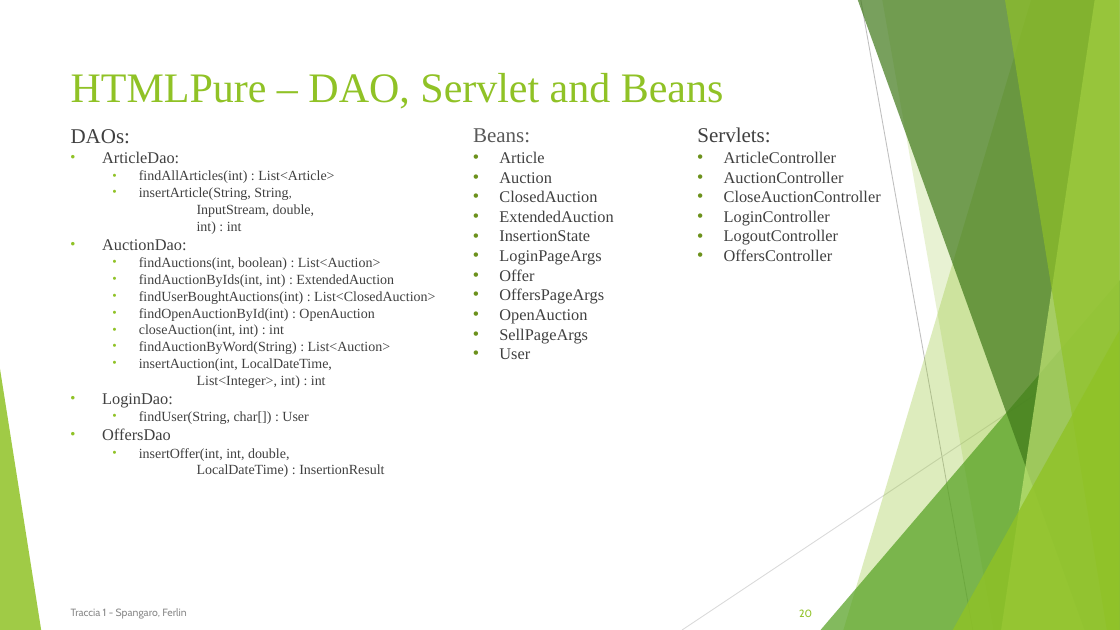
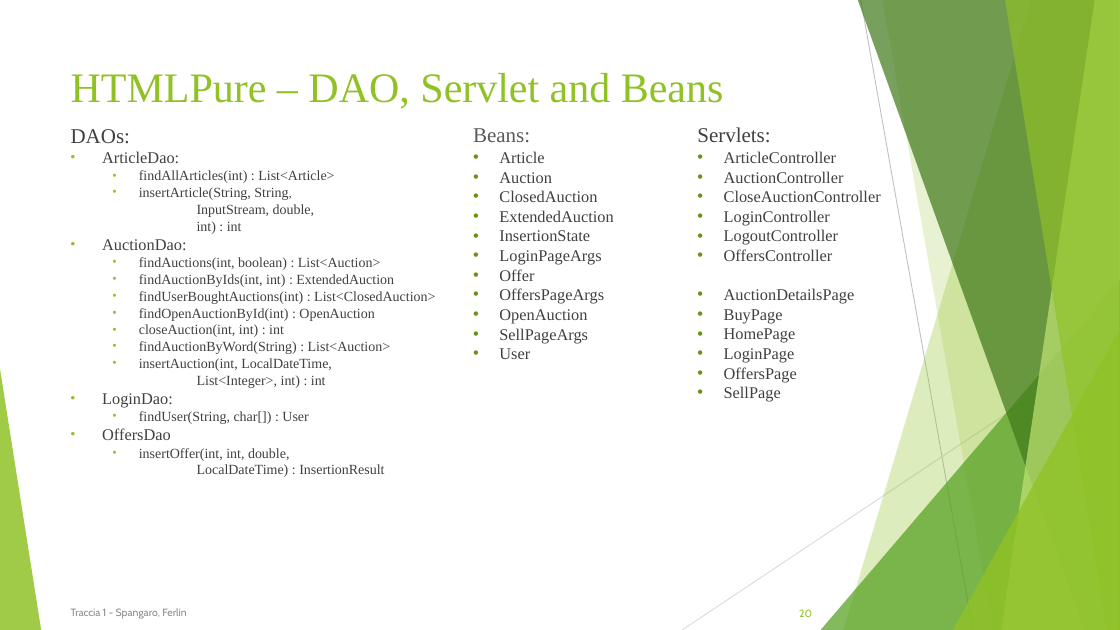
Before and after one commit to francescospangaro/tecnologie-web, a slide deck: slide 20 of docs/TIWProjectSpangaroFerlin.pptx. Drawn at 1120x630 pixels with LibreOffice and Linux fonts; fonts in the diff are those of the drawing; background and template pictures are left out. Boxes give left, top, right and bottom in pixels: in the first picture for what was removed or moved away, otherwise in the second. Text is boxed around its words. In the diff, an @@ line names an element or a change of style, - is before the commit and + after.

Commit message:
Updated servlets and views in pptx

```diff
--- a/docs/TIWProjectSpangaroFerlin.pptx
+++ b/docs/TIWProjectSpangaroFerlin.pptx
@@ text at box(724, 288, 855, 402): paragraphs added @@
+• AuctionDetailsPage
+• BuyPage
+• HomePage
+• LoginPage
+• OffersPage
+• SellPage
```
Also in this commit, not shown: 1 other slide changed.
